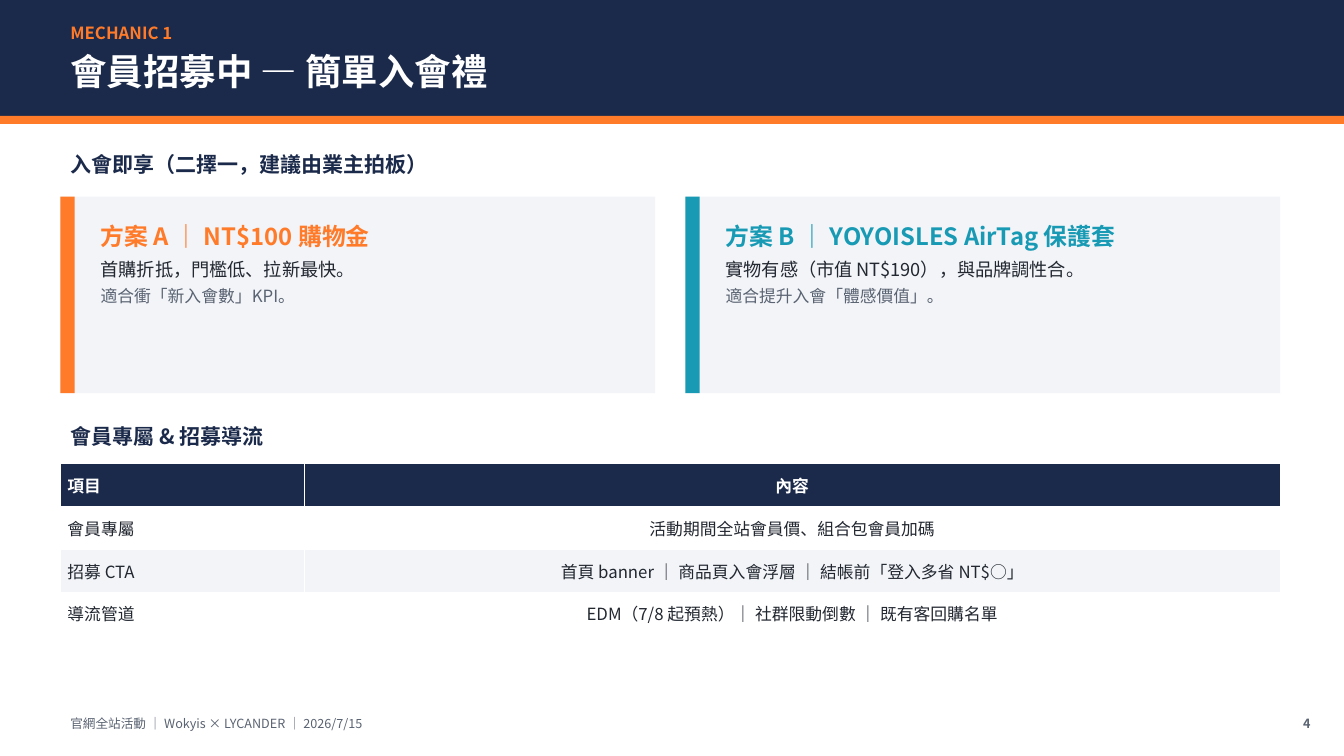
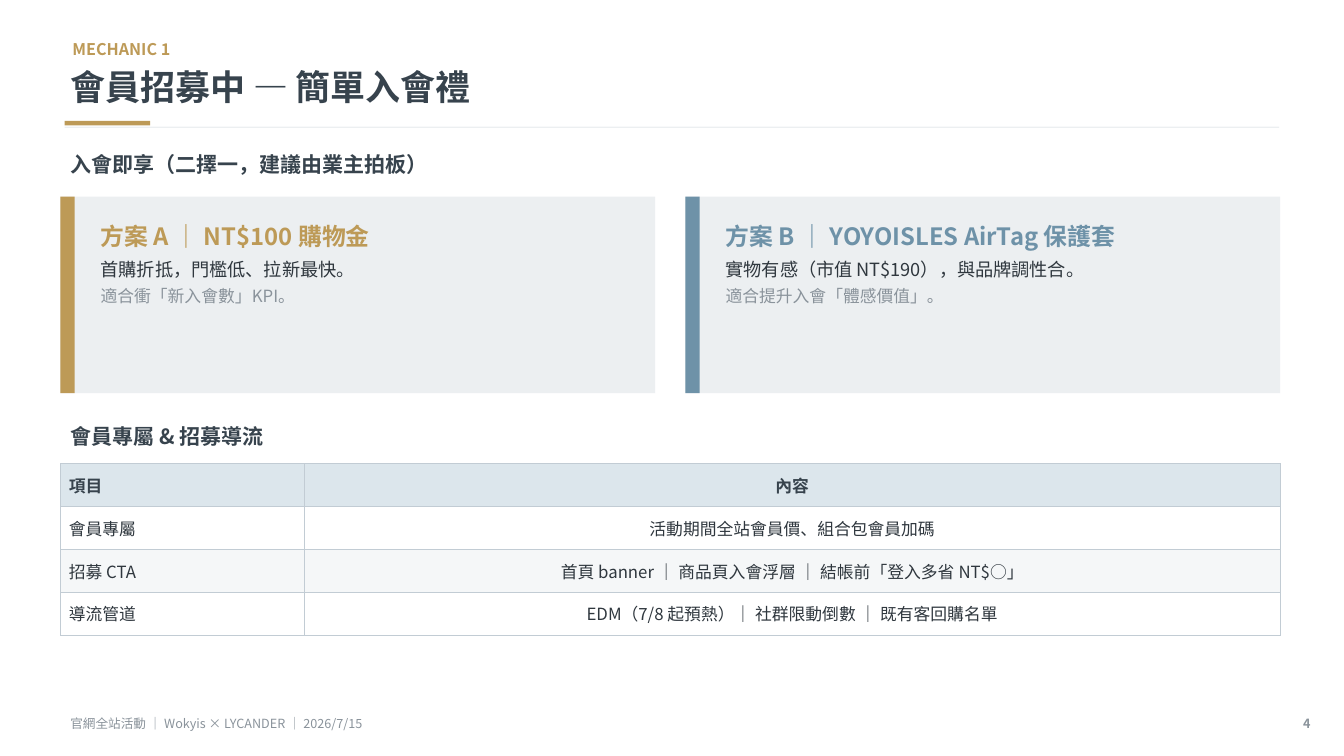
Before and after one commit to Lycander168/FrankAie-hub, a slide deck: slide 4 of projects/website-campaign-2026-0715/campaign-deck.pptx. Drawn at 1344x756 pixels with LibreOffice and Linux fonts; fonts in the diff are those of the drawing. Boxes give left, top, right and bottom in pixels: in the first picture for what was removed or moved away, otherwise in the second. Text is boxed around its words. In the diff, an @@ line names an element or a change of style, - is before the commit and + after.

```diff
--- a/projects/website-campaign-2026-0715/campaign-deck.pptx
+++ b/projects/website-campaign-2026-0715/campaign-deck.pptx
@@ rectangle removed at box(0, 0, 1344, 116) @@
@@ text "MECHANIC 1": place and size @@
-text "MECHANIC 1" at box(70, 26, 172, 39)
+text "MECHANIC 1" at box(72, 43, 171, 55)
@@ text "MECHANIC 1" at box(72, 43, 171, 55): size 12 to 11.5 pt, text colour #FF7A29 to #BD9A57 @@
@@ text "會員招募中 — 簡單入會禮": place and size @@
-text "會員招募中 — 簡單入會禮" at box(70, 54, 487, 89)
+text "會員招募中 — 簡單入會禮" at box(70, 70, 471, 103)
@@ text "會員招募中 — 簡單入會禮" at box(70, 70, 471, 103): size 26 to 25 pt, text colour #FFFFFF to #37434D @@
@@ text "入會即享（二擇一，建議由業主拍板）" at box(70, 154, 427, 175): text colour #1B2A4A to #37434D @@
@@ rectangle: place and size @@
-rectangle at box(0, 116, 1344, 124)
+rectangle at box(65, 126, 1279, 127)
@@ rectangle at box(65, 126, 1279, 127): fill #FF7A29 to #ECEFF1 @@
@@ rectangle added at box(65, 121, 150, 125), fill #BD9A57 @@
@@ rectangle at box(60, 197, 655, 393): fill #F2F4F8 to #ECEFF1 @@
@@ rectangle at box(60, 197, 75, 393): fill #FF7A29 to #BD9A57 @@
@@ rectangle at box(686, 197, 1280, 393): fill #F2F4F8 to #ECEFF1 @@
@@ rectangle at box(686, 197, 700, 393): fill #189AB4 to #6E92A8 @@
@@ text "方案 A ｜ NT$100 購物金" at box(101, 224, 369, 304): text colour #FF7A29 to #BD9A57 in "方案 A ｜ NT$100 購物金"; text colour #222730 to #2F373E in "首購折抵，門檻低、拉新最快。"; text colour #5A6372 to #8A939B in "適合衝「新入會數」KPI。" @@
@@ text "方案 B ｜ YOYOISLES AirTag ..." at box(726, 224, 1115, 304): text colour #189AB4 to #6E92A8 in "方案 B ｜ YOYOISLES AirTag 保護套"; text colour #222730 to #2F373E in "實物有感（市值 NT$190），與品牌調性合。"; text colour #5A6372 to #8A939B in "適合提升入會「體感價值」。" @@
@@ text "會員專屬 & 招募導流" at box(70, 423, 263, 449): text colour #1B2A4A to #37434D @@
@@ table at box(60, 464, 1280, 635) @@
@@ fill #1B2A4A to #DCE6EC in row 1 @@
@@ fill #F2F4F8 to #F5F7F8 in row 3 @@
@@ text colour #FFFFFF to #37434D in "項目", "內容" @@
@@ text colour #222730 to #2F373E @@
@@ borders changed @@
@@ text "官網全站活動 ｜ Wokyis × LYCANDER ..." at box(70, 717, 362, 731): text colour #5A6372 to #8A939B @@
@@ text "4" at box(1303, 718, 1310, 728): text colour #5A6372 to #8A939B @@
```
Also in this commit, not shown: 19 other slides changed, 1 other file.
